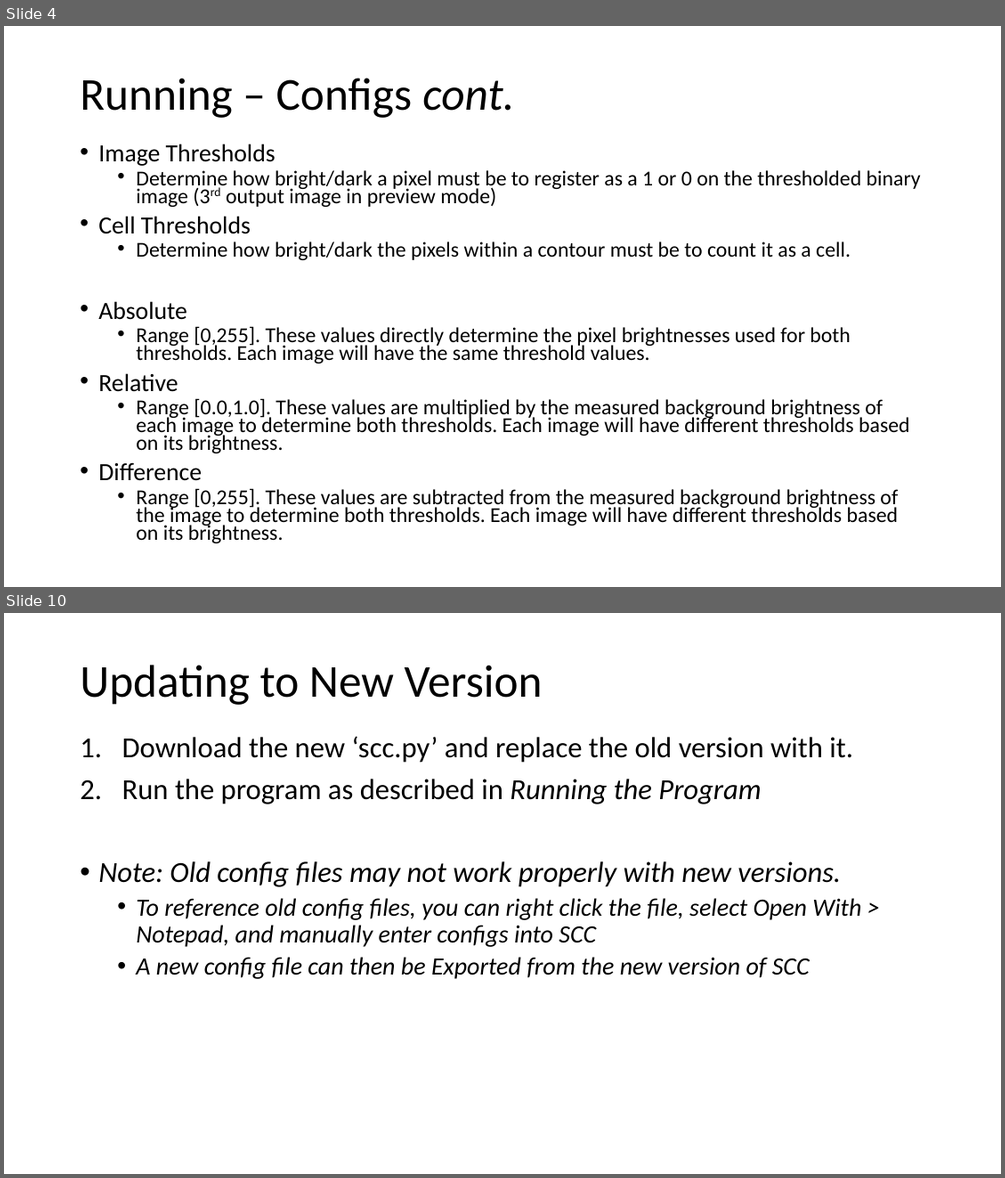
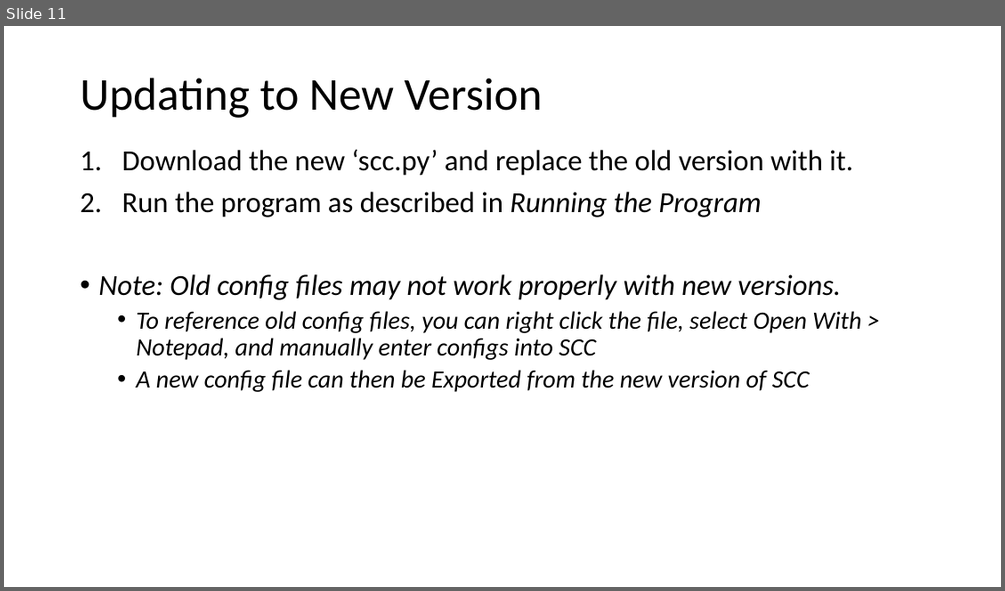
Before and after one commit to aneeshbal/SimpylCellCounter, a slide deck: Tutorials/scc2.0Protocols.pptx. Shown one above the other, each under a label of ours: slides 4 and 10 before the commit, slide 11 after it; the slides between them are not shown. The pictures are 1005x1178 and 1005x591 pixels, drawn with LibreOffice and Linux fonts; fonts in the diff are those of the drawing. Boxes give left, top, right and bottom in pixels: in the first picture for what was removed or moved away, otherwise in the second. Text is boxed around its words. In the diff, an @@ line names an element or a change of style, - is before the commit and + after.

```diff
--- a/Tutorials/scc2.0Protocols.pptx
+++ b/Tutorials/scc2.0Protocols.pptx
@@ slide 4 removed at <box>4,26,1001,587</box>, background #FFFFFF @@
@@ title removed at <box>80,78,514,118</box> @@
-Running – Configs cont.
@@ text removed at <box>98,143,921,543</box> @@
-• Image Thresholds
-  • Determine how bright/dark a pixel must be to register as a 1 or 0 on the thresholded binary image (3rd output image in preview mode)
-• Cell Thresholds
-  • Determine how bright/dark the pixels within a contour must be to count it as a cell.
-• Absolute
-  • Range [0,255]. These values directly determine the pixel brightnesses used for both thresholds. Each image will have the same threshold values.
-• Relative
-  • Range [0.0,1.0]. These values are multiplied by the measured background brightness of each image to determine both thresholds. Each image will have different thresholds based on its brightness.
-• Difference
-  • Range [0,255]. These values are subtracted from the measured background brightness of the image to determine both thresholds. Each image will have different thresholds based on its brightness.
@@ what was slide 10 is now slide 11 @@
```
Also in this commit, not shown: 8 slides changed, 2 slides added, 1 other file.
